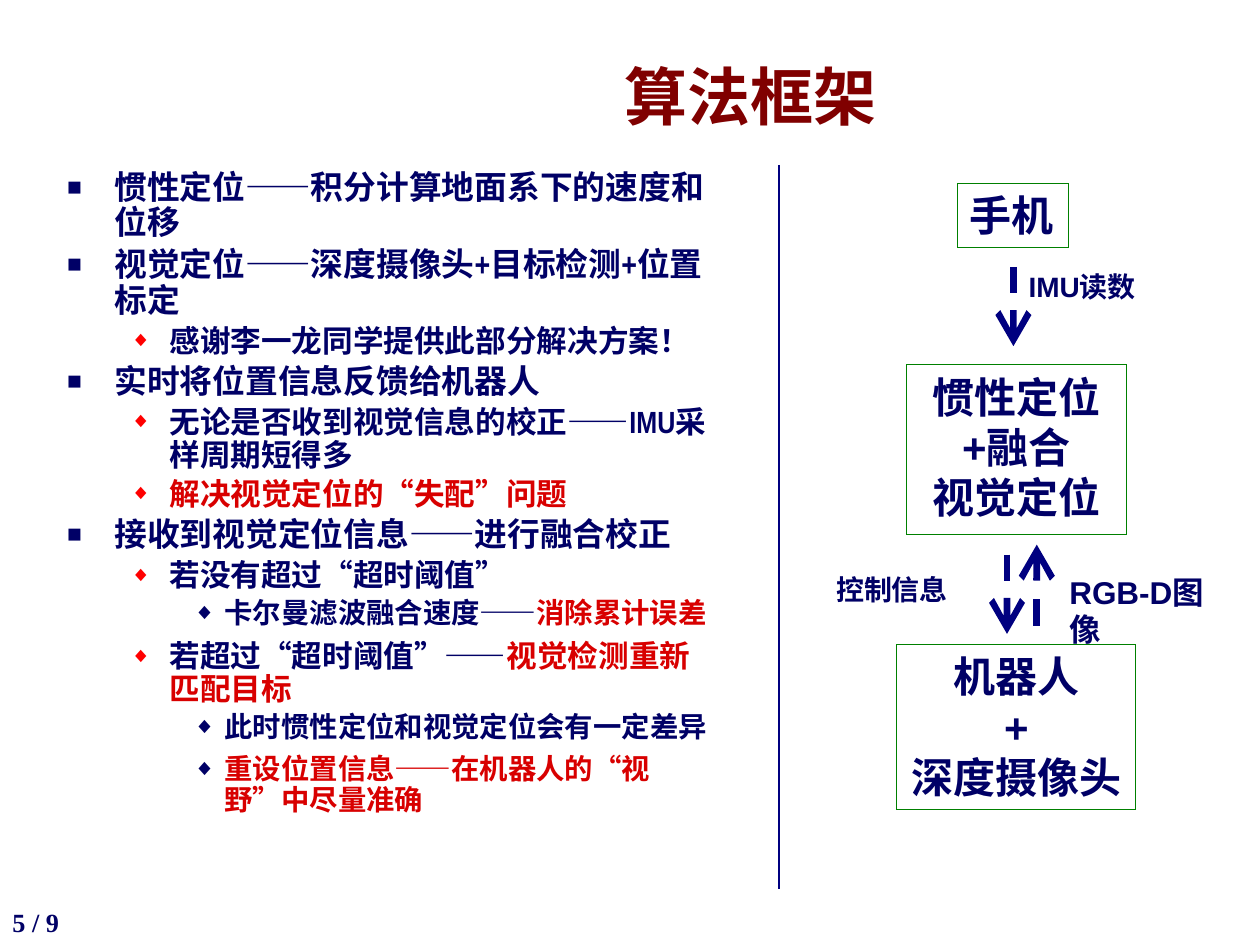
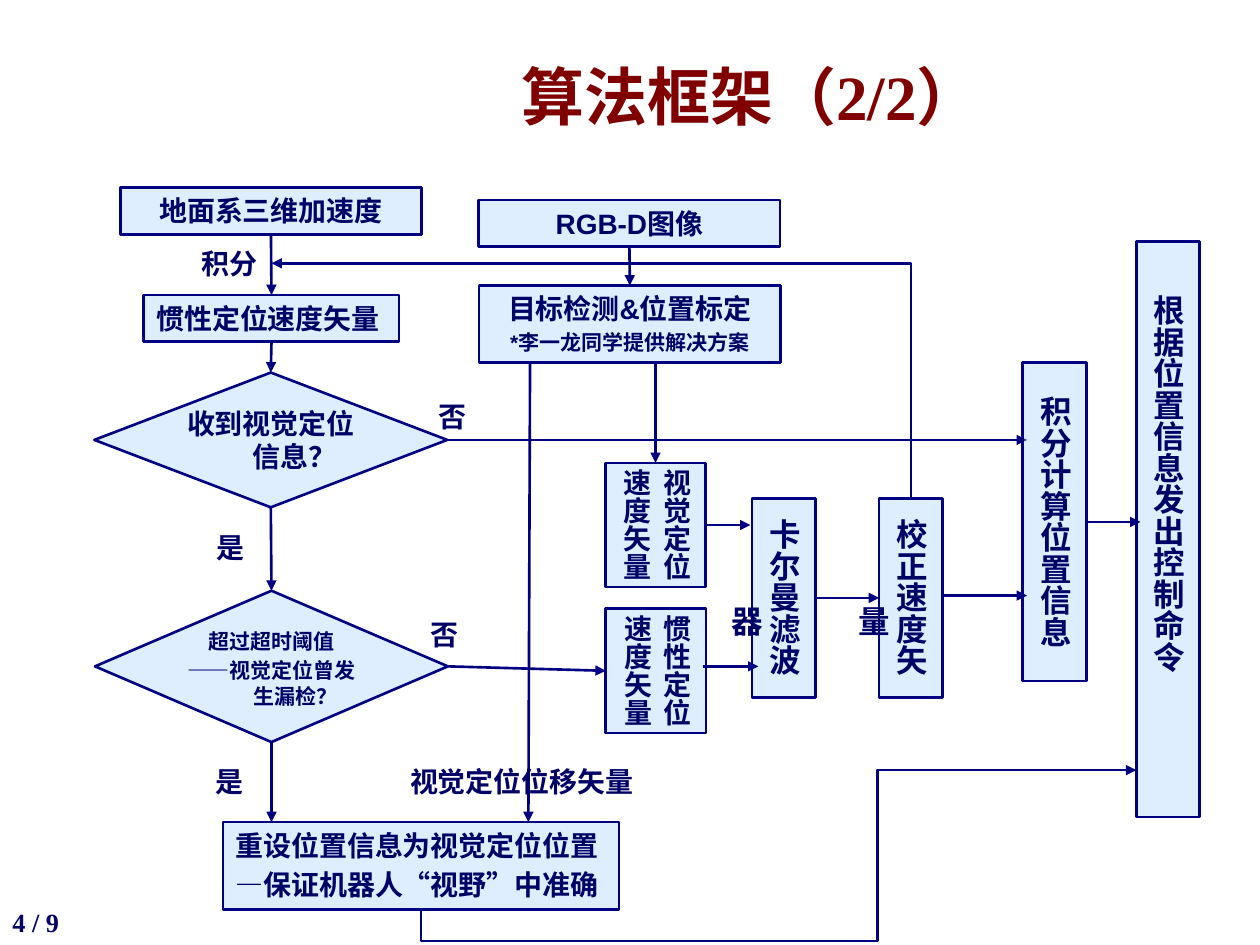
Before and after one commit to potato1996/FinalYearProject, a slide deck: slide 4 of slides/答辩ppt-杜大有1300012870.pptx (slide 5 before the commit). Drawn at 1260x945 pixels with LibreOffice and Linux fonts; fonts in the diff are those of the drawing; background and template pictures are left out. Boxes give left, top, right and bottom in pixels: in the first picture for what was removed or moved away, otherwise in the second. Text is boxed around its words. In the diff, an @@ line names an element or a change of style, - is before the commit and + after.

```diff
--- a/slides/答辩ppt-杜大有1300012870.pptx
+++ b/slides/答辩ppt-杜大有1300012870.pptx
@@ title at [521, 66, 980, 126]: text changed @@
-算法框架
+算法框架（2/2）
@@ text removed at [114, 170, 707, 813] @@
-■ 惯性定位——积分计算地面系下的速度和位移
-■ 视觉定位——深度摄像头+目标检测+位置标定
-  ◆ 感谢李一龙同学提供此部分解决方案！
-■ 实时将位置信息反馈给机器人
-  ◆ 无论是否收到视觉信息的校正——IMU采样周期短得多
-  ◆ 解决视觉定位的“失配”问题
-■ 接收到视觉定位信息——进行融合校正
-  ◆ 若没有超过“超时阈值”
-    ◆ 卡尔曼滤波融合速度——消除累计误差
-  ◆ 若超过“超时阈值”——视觉检测重新匹配目标
-    ◆ 此时惯性定位和视觉定位会有一定差异
-    ◆ 重设位置信息——在机器人的“视野”中尽量准确
@@ rectangle "RGB-D图像": place and size @@
-rectangle "RGB-D图像" at [1069, 579, 1204, 607]
+rectangle "RGB-D图像" at [479, 200, 780, 247]
@@ rectangle "RGB-D图像" at [479, 200, 780, 247]: size 18 to 16 pt; alignment left to centre; indent changed; more space between paragraphs; fill none to #99CCFF at 32% opacity; outline none to #000080 1.5 pt @@
@@ group added at [94, 188, 1200, 941]: 13 arrows, 10 rectangles, 5 texts, 2 diamonds, 2 elbow arrows @@
+惯性定位速度矢量
+目标检测&位置标定
+*李一龙同学提供解决方案
+收到视觉定位信息？
+超过超时阈值
+——视觉定位曾发生漏检？
+重设位置信息为视觉定位位置
+—保证机器人“视野”中准确
+根据位置信息发出控制命令
+地面系三维加速度
+卡尔曼滤波器
+视觉定位
+速度矢量
+惯性定位
+速度矢量
+校正速度矢量
+积分计算位置信息
+积分
+否
+是
+否
+是
@@ line moved from (779, 165) - (779, 890) to (706, 525) - (751, 525) @@
@@ line (706, 525) - (751, 525): line to arrow @@
@@ group removed at [836, 184, 1136, 809]: 3 rectangles, 3 arrows, 2 texts @@
-手机
-惯性定位
-+融合
-视觉定位
-机器人
-+
-深度摄像头
-IMU读数
-控制信息
@@ text added at [410, 764, 633, 800], 16 pt, text #000066, bold @@
+视觉定位位移矢量
@@ page number at [12, 914, 59, 933]: text changed @@
-5 / 9
+4 / 9
```
Also in this commit, not shown: 5 other slides changed, 1 slide added, 2 slides removed.
